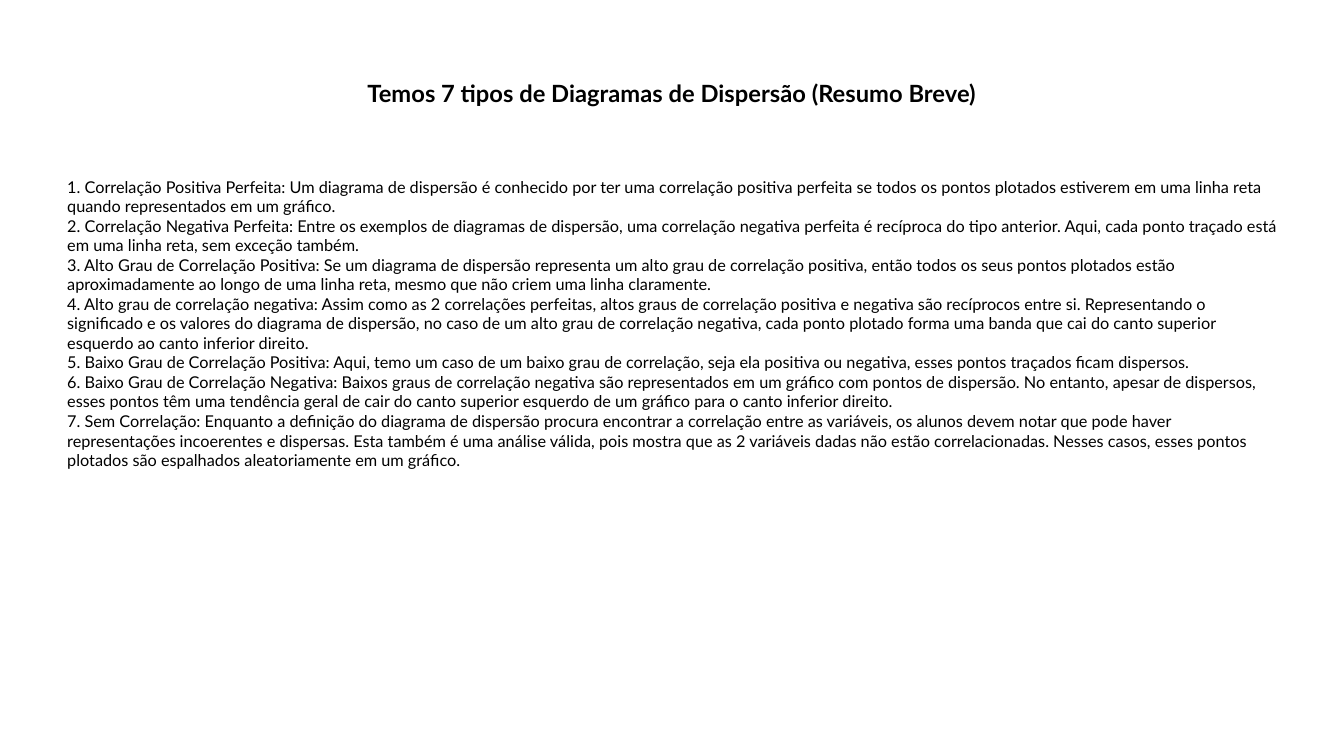
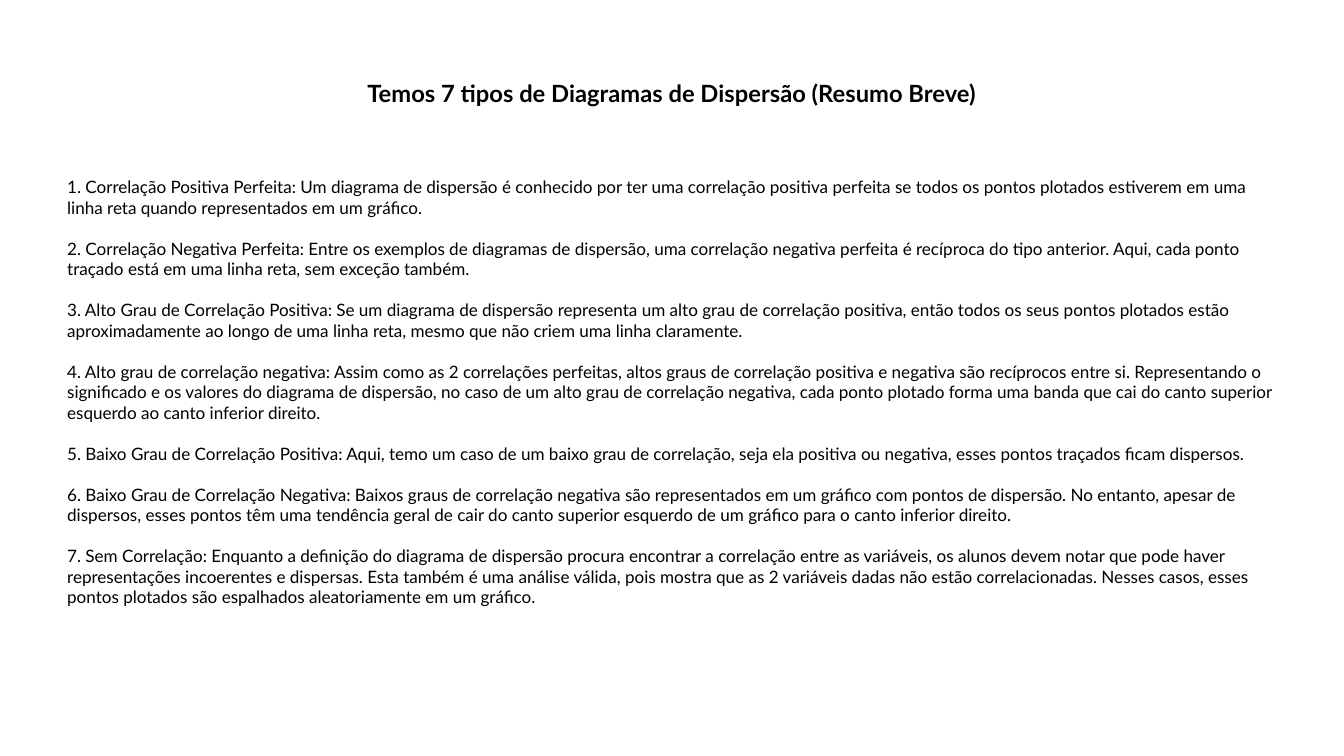
Before and after one commit to CarlosViniMSouza/Apresent-Estatist, a slide deck: slide 5 of docs/apresentacao-powerpoint.pptx. Drawn at 1344x756 pixels with LibreOffice and Linux fonts; fonts in the diff are those of the drawing. Boxes give left, top, right and bottom in pixels: in the first picture for what was removed or moved away, otherwise in the second. Text is boxed around its words. In the diff, an @@ line names an element or a change of style, - is before the commit and + after.

```diff
--- a/docs/apresentacao-powerpoint.pptx
+++ b/docs/apresentacao-powerpoint.pptx
@@ text "1. Correlação Positiva Perfeita: Um ..." at box(67, 180, 1273, 606): size 9.6 to 10.1 pt @@
```
Also in this commit, not shown: 3 other slides changed, 2 slides added, 15 other files.
